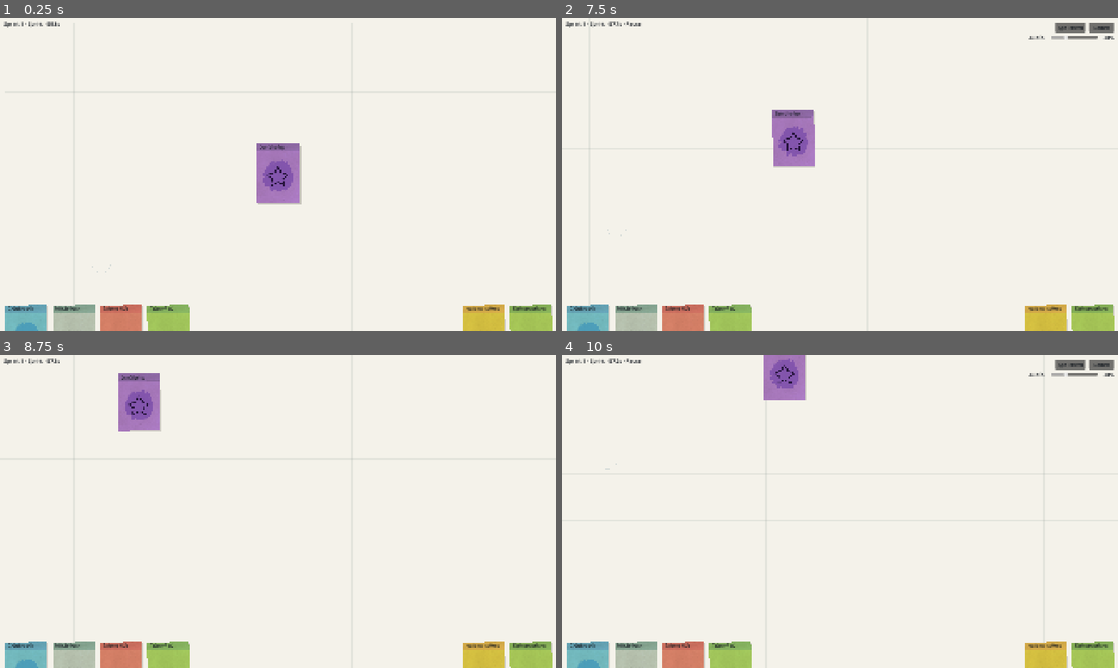
Above: before the commit, frames 1-4 (two rows, left to right).
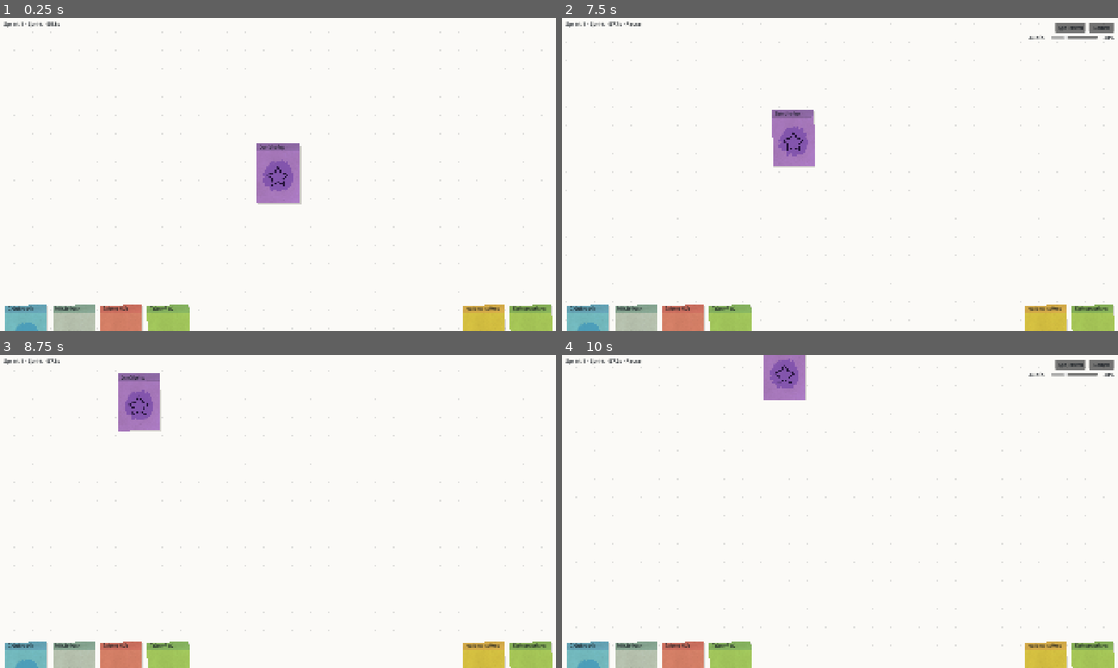
Above: after the commit, the same moments.

Repository: mp1707/scope-creep-godot
Game: Godot game, scene res://scenes/application/Main.tscn
Two runs of this game, one before a commit and one after it. Both use one fixed random seed, a clock stepped at 60 frames per second and the inputs below.
Inputs (mouse positions are in pixels of both pictures, inside the frame that each line leads up to):
- Up to frame 1 (0.25 s): no input
- Up to frame 2 (7.5 s): tap Enter at 0.5, 6.5 s; move the mouse to (962, 158) at 0.52 s; click (962, 158) at 0.67 s; tap Space at 0.77, 5.75, 7.25 s; click "Speichern" at 1.25 s; click "Laden" at 2 s; click "Speichern" at 2.75 s; click "Laden" at 3.5 s; click "Speichern" at 4.25 s; click "Laden" at 5 s; drag from (728, 190) to (812, 237) at 5.77 s; move the mouse to (895, 105) at 6.52 s; click (895, 105) at 6.67 s; drag from (812, 237) to (673, 127) at 7.27 s
- Up to frame 3 (8.75 s): tap Enter at 8 s; move the mouse to (444, 558) at 8.02 s; click (444, 558) at 8.17 s; tap Space at 8.27 s
- Up to frame 4 (10 s): tap Space at 8.75 s; drag from (673, 464) to (756, 433) at 8.77 s; move the mouse to (867, 511) at 9.52 s; click (867, 511) at 9.67 s

The runs differ from the first frame. In frame 1, 1.4% of the frame differs, in the area x 0-100%, y 1-100%; in frame 2, 1.1%; in frame 3, 1.4%; in frame 4, 1.5%, in the area x 0-100%, y 0-100%.

Commit message:
refactor: replace board grid lines with configurable dot grid system in visual themes

Diff:
--- a/data/visual_themes/poc_default_visual_theme.tres
+++ b/data/visual_themes/poc_default_visual_theme.tres
@@ -92,9 +92,10 @@
 status_badge_color = Color(0.98, 0.90, 0.48, 0.96)
 status_badge_alert_color = Color(0.98, 0.56, 0.48, 0.96)
 status_badge_paid_color = Color(0.68, 0.90, 0.58, 0.96)
-board_background_color = Color(0.955, 0.948, 0.918, 1)
-board_grid_color = Color(0.42, 0.48, 0.46, 0.12)
-board_note_color = Color(0.30, 0.48, 0.54, 0.18)
+board_background_color = Color(0.982, 0.98, 0.966, 1)
+board_dot_color = Color(0.075, 0.095, 0.12, 0.12)
+board_dot_spacing = 32.0
+board_dot_radius = 1.1
 progress_background_color = Color(0.86, 0.88, 0.82, 1)
 progress_fill_color = Color(0.075, 0.095, 0.12, 1)
 progress_border_color = Color(0.075, 0.095, 0.12, 1)
--- a/scripts/data/game_visual_theme_definition.gd
+++ b/scripts/data/game_visual_theme_definition.gd
@@ -21,9 +21,10 @@
 @export var status_badge_alert_color: Color = Color(0.98, 0.64, 0.58, 0.96)
 @export var status_badge_paid_color: Color = Color(0.64, 0.86, 0.64, 0.96)
 
-@export var board_background_color: Color = Color(0.955, 0.948, 0.918, 1.0)
-@export var board_grid_color: Color = Color(0.58, 0.64, 0.62, 0.12)
-@export var board_note_color: Color = Color(0.38, 0.52, 0.58, 0.16)
+@export var board_background_color: Color = Color(0.982, 0.98, 0.966, 1.0)
+@export var board_dot_color: Color = Color(0.075, 0.095, 0.12, 0.12)
+@export_range(4.0, 256.0, 1.0, "or_greater") var board_dot_spacing: float = 32.0
+@export_range(0.25, 8.0, 0.05, "or_greater") var board_dot_radius: float = 1.1
 @export var progress_background_color: Color = Color(0.76, 0.76, 0.72, 1.0)
 @export var progress_fill_color: Color = Color(0.18, 0.18, 0.17, 1.0)
 @export var progress_border_color: Color = Color(0.18, 0.18, 0.17, 1.0)
--- a/scripts/presentation/board_view.gd
+++ b/scripts/presentation/board_view.gd
@@ -8,10 +8,11 @@
 const MAX_STACK_LAYER: int = 360
 const BOARD_RECT_POSITION: Vector2 = Vector2.ZERO
 const BOARD_RECT_END_MARGIN: Vector2 = Vector2.ZERO
-const BOARD_BACKGROUND_COLOR: Color = Color(0.955, 0.948, 0.918, 1.0)
+const BOARD_BACKGROUND_COLOR: Color = Color(0.982, 0.98, 0.966, 1.0)
 const BOARD_BORDER_COLOR: Color = Color(0.055, 0.052, 0.047, 1.0)
-const BOARD_GRID_COLOR: Color = Color(0.58, 0.64, 0.62, 0.12)
-const BOARD_NOTE_COLOR: Color = Color(0.38, 0.52, 0.58, 0.16)
+const BOARD_DOT_COLOR: Color = Color(0.075, 0.095, 0.12, 0.12)
+const BOARD_DOT_SPACING: float = 32.0
+const BOARD_DOT_RADIUS: float = 1.1
 const PROGRESS_OFFSET: Vector2 = Vector2(0.0, -24.0)
 const PROGRESS_CONTAINER_SIZE: Vector2 = Vector2(144.0, 12.0)
 const PROGRESS_BAR_POSITION: Vector2 = Vector2.ZERO
@@ -83,18 +84,22 @@
 func _draw() -> void:
 	var board_rect: Rect2 = _get_board_rect()
 	draw_rect(board_rect, _get_board_background_color(), true)
-
-	for x_index: int in range(int(board_rect.position.x) + 96, int(board_rect.end.x), 160):
-		var x: float = float(x_index)
-		draw_line(Vector2(x, board_rect.position.y + 16.0), Vector2(x, board_rect.end.y - 16.0), _get_board_grid_color(), 1.0)
-	for y_index: int in range(int(board_rect.position.y) + 96, int(board_rect.end.y), 160):
-		var y: float = float(y_index)
-		draw_line(Vector2(board_rect.position.x + 16.0, y), Vector2(board_rect.end.x - 16.0, y), _get_board_grid_color(), 1.0)
-
-	draw_arc(Vector2(350.0, 845.0), 34.0, 0.15, 2.8, 16, _get_board_note_color(), 2.0)
-	draw_arc(board_rect.end - Vector2(338.0, 193.0), 42.0, 3.5, 5.9, 16, _get_board_note_color(), 2.0)
-	draw_line(board_rect.position + Vector2(board_rect.size.x - 408.0, 94.0), board_rect.position + Vector2(board_rect.size.x - 346.0, 94.0), _get_board_note_color(), 2.0)
-	draw_line(board_rect.position + Vector2(board_rect.size.x - 408.0, 118.0), board_rect.position + Vector2(board_rect.size.x - 312.0, 118.0), _get_board_note_color(), 2.0)
+	_draw_board_dot_grid(board_rect)
+
+func _draw_board_dot_grid(board_rect: Rect2) -> void:
+	var dot_color: Color = _get_board_dot_color()
+	if dot_color.a <= 0.0:
+		return
+
+	var spacing: float = _get_board_dot_spacing()
+	var radius: float = _get_board_dot_radius()
+	var x: float = board_rect.position.x + spacing * 0.5
+	while x < board_rect.end.x:
+		var y: float = board_rect.position.y + spacing * 0.5
+		while y < board_rect.end.y:
+			draw_circle(Vector2(x, y), radius, dot_color)
+			y += spacing
+		x += spacing
 
 func _unhandled_input(event: InputEvent) -> void:
 	if event is InputEventMouseButton:
@@ -1001,11 +1006,14 @@
 func _get_board_background_color() -> Color:
 	return _get_theme_color("board_background_color", BOARD_BACKGROUND_COLOR)
 
-func _get_board_grid_color() -> Color:
-	return _get_theme_color("board_grid_color", BOARD_GRID_COLOR)
-
-func _get_board_note_color() -> Color:
-	return _get_theme_color("board_note_color", BOARD_NOTE_COLOR)
+func _get_board_dot_color() -> Color:
+	return _get_theme_color("board_dot_color", BOARD_DOT_COLOR)
+
+func _get_board_dot_spacing() -> float:
+	return maxf(4.0, _get_theme_float("board_dot_spacing", BOARD_DOT_SPACING))
+
+func _get_board_dot_radius() -> float:
+	return maxf(0.25, _get_theme_float("board_dot_radius", BOARD_DOT_RADIUS))
 
 func _get_progress_background_color() -> Color:
 	return _get_theme_color("progress_background_color", PROGRESS_BACKGROUND_COLOR)
@@ -1022,6 +1030,16 @@
 	var value: Variant = visual_theme.get(property_name)
 	if value is Color:
 		return value as Color
+	return fallback
+
+func _get_theme_float(property_name: String, fallback: float) -> float:
+	if visual_theme == null:
+		return fallback
+	var value: Variant = visual_theme.get(property_name)
+	if value is float:
+		return value as float
+	if value is int:
+		return float(value as int)
 	return fallback
 
 func _should_render_card_on_board(card_id: String) -> bool:
--- a/scripts/validation/content_validator.gd
+++ b/scripts/validation/content_validator.gd
@@ -330,6 +330,18 @@
 		_errors.append("%s: Visual theme '%s' needs card_paper_texture." % [visual_theme.resource_path, visual_theme_id])
 	if visual_theme.get("card_icon_scribble_texture") == null:
 		_errors.append("%s: Visual theme '%s' needs card_icon_scribble_texture." % [visual_theme.resource_path, visual_theme_id])
+	var board_background_color: Color = visual_theme.get("board_background_color") as Color
+	var board_dot_color: Color = visual_theme.get("board_dot_color") as Color
+	var board_dot_spacing: float = visual_theme.get("board_dot_spacing") as float
+	var board_dot_radius: float = visual_theme.get("board_dot_radius") as float
+	if board_background_color.a <= 0.0:
+		_errors.append("%s: Visual theme '%s' needs visible board_background_color." % [visual_theme.resource_path, visual_theme_id])
+	if board_dot_color.a < 0.0 or board_dot_color.a > 0.35:
+		_errors.append("%s: Visual theme '%s' needs subtle board_dot_color alpha between 0 and 0.35." % [visual_theme.resource_path, visual_theme_id])
+	if board_dot_spacing <= 0.0:
+		_errors.append("%s: Visual theme '%s' needs positive board_dot_spacing." % [visual_theme.resource_path, visual_theme_id])
+	if board_dot_radius <= 0.0 or board_dot_radius >= board_dot_spacing * 0.25:
+		_errors.append("%s: Visual theme '%s' needs board_dot_radius above 0 and clearly smaller than spacing." % [visual_theme.resource_path, visual_theme_id])
 	var card_roles: Array = visual_theme.get("card_roles") as Array
 	if card_roles.is_empty():
 		_errors.append("%s: Visual theme '%s' needs at least one card role." % [visual_theme.resource_path, visual_theme_id])
Not shown, changed: architecture.md
Not shown, changed: current_scope.md
